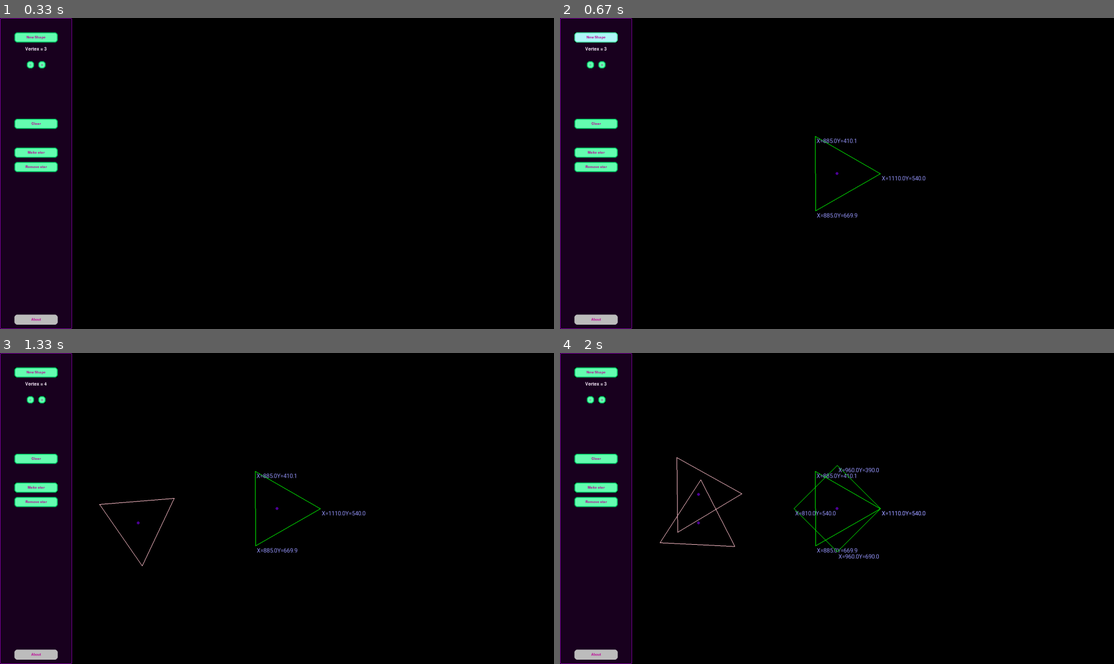
Above: before the commit, frames 1-4 (two rows, left to right).
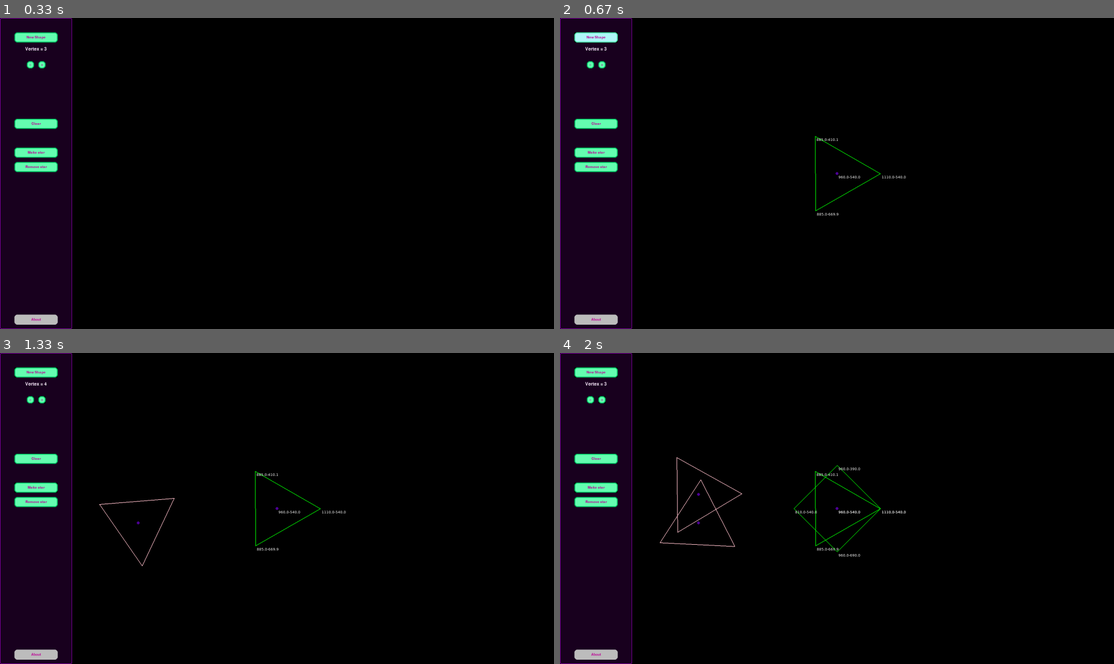
Above: after the commit, the same moments.

Repository: Koubae/Pygame-polygons
Game: pygame game, started from pygame_polygons/main.py
Same seed, same stepped clock (60 frames per second), same inputs: the game is played once before the commit and once after it.
Inputs (mouse positions are in pixels of both pictures, inside the frame that each line leads up to):
- Up to frame 1 (0.33 s): no input
- Up to frame 2 (0.67 s): click (593, 36) at 0.38 s
- Up to frame 3 (1.33 s): press the mouse at (38, 399) at 0.7 s; move the mouse to (60, 449) at 0.8 s; release the mouse at (77, 499) at 0.93 s; press the mouse at (33, 486) at 1.03 s; move the mouse to (160, 443) at 1.13 s; release the mouse at (282, 396) at 1.27 s
- Up to frame 4 (2 s): press the mouse at (593, 486) at 1.37 s; move the mouse to (753, 464) at 1.47 s; release the mouse at (914, 440) at 1.6 s; press the mouse at (593, 371) at 1.7 s; move the mouse to (620, 474) at 1.8 s; release the mouse at (648, 580) at 1.93 s

Frame 1 is identical in both runs. In frame 2, 0.3% of the frame differs, in the area x 46-66%, y 38-65%; in frame 3, 0.3%; in frame 4, 0.5%, in the area x 42-66%, y 36-67%.

Commit message:
refactor 2

Diff:
--- a/pygame_polygons/src/app.py
+++ b/pygame_polygons/src/app.py
@@ -34,7 +34,7 @@
 
         # Load fonts
         self.font: pygame.font.SysFont = pygame.font.SysFont("Ariel", 24)
-        self.font_small: pygame.font.SysFont = pygame.font.SysFont("Roboto", 20)
+        self.font_small: pygame.font.SysFont = pygame.font.SysFont("lucidasans", 12)
         # gui fonts
         self.font_gui_family: str = GUI_STYLES["gui"]["font"]["font_family"]
         self.font_gui_size: int = GUI_STYLES["gui"]["font"]["font_size"]
--- a/pygame_polygons/src/application/services/shape_controler.py
+++ b/pygame_polygons/src/application/services/shape_controler.py
@@ -2,13 +2,26 @@
 import pygame
 from pygame.math import Vector2
 
-from ..shapes import get_polygon_centroid, polygon_rotate, polygon_move
+from ..shapes import get_polygon_centroid, polygon_rotate, polygon_move, draw_regular_polygon
 
 
 class ShapeController:
 
     def __init__(self):
         ...
+
+    @staticmethod
+    def make_polygon(vertex_count: int, radius: int, position: tuple):
+        """Creates a polygon defined by its vertex count, radius (size) and x,y coordinates
+
+        :param vertex_count: int min 3. Total amount of the polygon vertex
+        :param radius: int the size of the polygon
+        :param position: tuple x,y coordinates
+        :return:
+        """
+        if vertex_count < 3:
+            vertex_count = 3
+        return draw_regular_polygon(vertex_count, radius, position)
 
     @staticmethod
     def shape_get_center(polygon: list[Vector2]) -> Vector2:
@@ -32,9 +45,6 @@
         vertex_x_diff = abs(mouse_x - vertex_x)
         vertex_y_diff = abs(mouse_y - vertex_y)
         return vertex_y_diff < margin and vertex_x_diff < margin
-
-
-
 
 
     @staticmethod
--- a/pygame_polygons/src/application/shapes/__init__.py
+++ b/pygame_polygons/src/application/shapes/__init__.py
@@ -1 +1 @@
-from .polygon import get_polygon_centroid, polygon_rotate, polygon_move
+from .polygon import get_polygon_centroid, polygon_rotate, polygon_move, draw_regular_polygon
--- a/pygame_polygons/src/application/shapes/polygon.py
+++ b/pygame_polygons/src/application/shapes/polygon.py
@@ -2,6 +2,14 @@
 from typing import Union
 from pygame.math import Vector2
 
+def draw_regular_polygon(vertex_count: int, radius: int, position: tuple) -> list[Vector2]:
+    """@credit: https://stackoverflow.com/a/57638991/13903942 """
+    n, r = vertex_count, radius
+    x, y = position
+    return [
+        Vector2(x + r * math.cos(2 * math.pi * i / n), y + r * math.sin(2 * math.pi * i / n))
+        for i in range(n)
+    ]
 
 def get_polygon_centroid(polygon: list[Vector2]) -> Vector2:
     """Finds the centroid /  barycenter of a polygon
--- a/pygame_polygons/src/application/views/home.py
+++ b/pygame_polygons/src/application/views/home.py
@@ -1,22 +1,10 @@
-from math import pi, cos, sin
-
 import pygame
 from pygame.math import Vector2
-from typing import Optional, Tuple, Union, List
+from typing import Optional
 from ..gui import GuiPanel, GuiButton
 from .view_manager import ViewManager
 
 from ..services import ShapeController
-
-
-def draw_regular_polygon(vertex_count, radius, position) -> list[Vector2]:
-    """@credit: https://stackoverflow.com/a/57638991/13903942 """
-    n, r = vertex_count, radius
-    x, y = position
-    return [
-        Vector2(x + r * cos(2 * pi * i / n), y + r * sin(2 * pi * i / n))
-        for i in range(n)
-    ]
 
 
 class ViewHome(ViewManager):
@@ -27,7 +15,7 @@
         super().__init__(*args)
 
         self.shape_new_vertex: int = 3
-        self.current_figure: Union[Tuple[Vector2], tuple] = ()
+        self.current_figure: tuple = ()
         self.current_figure_center: Optional[int] = None
         self.current_figure_wheel: Optional[bool] = False
         self.current_figure_drag: bool = False
@@ -80,7 +68,16 @@
 
         )
 
-    def is_near_poly_centroid(self, poly_index: int, mouse_current: tuple, centroid:Vector2) -> bool:
+    def is_near_poly_centroid(self, poly_index: int, mouse_current: tuple, centroid: Vector2) -> bool:
+        """Detects if the mouse is close enough to the center and 'hook' it if it is.
+        If the center was previously tackled by the user than the 'sensibility' (area / margin)
+        is bigger, similar of method: _get_point_detection_margin
+
+        :param poly_index:
+        :param mouse_current:
+        :param centroid:
+        :return:
+        """
         # first we check the center, if is grabbed then it has priority over vertices
         margin = 3
         if self.current_figure_center == poly_index:
@@ -99,6 +96,67 @@
 
         return False
 
+    def highlight_polygon_vertex(self, matches_previous_polygon: Optional[Vector2], matches: list[Vector2]) -> bool:
+
+        # when matches_previous_polygon then user is still on the previous polygon - area / functionality
+        if matches_previous_polygon:
+            self.current_figure = (int(matches_previous_polygon.x), int(matches_previous_polygon.y))
+            self.current_figure_center = None
+            self.vertex_dot_focus(matches_previous_polygon)
+            return True
+        # Then a new vertex is approached
+        if matches:
+            match = matches[0]  # todo: should get the vertex with closest to mouse and not the first found
+            self.vertex_dot_focus(match)
+            self.current_figure = (match[0], match[1])
+            self.current_figure_center = None
+
+            return True
+
+        return False
+
+    def _render_polygons(self, mouse_current: tuple) -> bool:
+        """Render the polygons
+        Returns whether or not a polygon is 'hooked' by a user event, for instance a mouse hover
+        mouse drag, mouse rotation etc..
+
+        :param mouse_current: tuple x,y mouse coordinates
+        :return: bool True if a polygon is currently withing a user event , False otherwise
+        """
+
+        hooked = False
+        for poly_index, poly in enumerate(self.polygons):
+            centroid = ShapeController.shape_get_center(poly)
+            self.polygon_draw(poly, centroid)
+
+
+            matches: list[Vector2] = []
+            matches_previous_polygon: Optional[Vector2] = None
+            # First, wee need to collect all vertex and check if there is a match. That's because
+            # we need to know whether the user is still draggin the same vertex around. Else if we have a match
+            # the new match found is the new vertex.
+            for vertex_index, vertex in enumerate(poly):
+
+                self.write_vertex_coords(vertex)
+
+                margin, current = self._get_point_detection_margin(poly_index, vertex_index)
+
+                if ShapeController.shape_vertex_is_near_mouse_pointer(mouse_current, vertex,
+                                                                      margin):  # give some pixel of margin
+                    matches.append(Vector2(poly_index, vertex_index))
+                    if current:  # if the current object then we can just exit the loop
+                        matches_previous_polygon = Vector2(poly_index, vertex_index)
+                        break
+
+            # Check if the user is near the center of the polygon
+            is_it = self.is_near_poly_centroid(poly_index, mouse_current, centroid)
+            if is_it:
+                hooked = True
+                continue
+            hooked = self.highlight_polygon_vertex(matches_previous_polygon, matches)
+
+        return hooked
+
     def view_logic(self):
         # inputs
         # shape controlls
@@ -116,7 +174,7 @@
             # Make a new draw
             half_w = self.app.win_width / 2
             half_h = self.app.win_height / 2
-            polygon = draw_regular_polygon(self.shape_new_vertex, 150, (half_w, half_h))
+            polygon = ShapeController.make_polygon(self.shape_new_vertex, 150, (half_w, half_h))
             self.polygons.append(polygon)
 
             # reset the new vertex counter
@@ -143,8 +201,6 @@
             self.shape_new_vertex -= 1
             if self.shape_new_vertex < self.SHAPE_VERTEX_MIN:
                 self.shape_new_vertex = self.SHAPE_VERTEX_MIN
-
-
 
         # add vertex buttons
         btn_vertex_remove = GuiButton("-", Vector2((panel_left_size.x / 2 - 20), 150), Vector2(25, 25),
@@ -183,7 +239,7 @@
             else:
                 half_h = self.app.win_height / 2 + ((len(self.stars) * len(self.stars)) - 50)
 
-            self.stars.append(draw_regular_polygon(3, 150, (half_w, half_h)))
+            self.stars.append(ShapeController.make_polygon(3, 150, (half_w, half_h)))
 
         def remove_star(event: dict):
             if 'MOUSE_LEFT' not in event:
@@ -238,77 +294,8 @@
             # ---------------------------------------------------------
             # SHAPES
             # ---------------------------------------------------------
-
-            hooked = False
-            for poly_index, poly in enumerate(self.polygons):
-                centroid = ShapeController.shape_get_center(poly)
-
-                pygame.draw.circle(self.app.background, (79, 0, 153),  # draw red dot around vertex
-                                   Vector2(centroid[0], centroid[1]), 5)
-                pygame.draw.polygon(self.app.background, pygame.Color("green"), poly, width=2)
-
-                matches = []
-                matches_previous_polygon = None
-                # First, wee need to collect all vertex and check if there is a match. That's because
-                # we need to know whether the user is still draggin the same vertex around. Else if we have a match
-                # the new match found is the new vertex.
-                for vertex_index, vertex in enumerate(poly):
-                    vertex_x = vertex[0]
-                    vertex_y = vertex[1]
-
-                    # write vertex coordinates into the vertex
-                    about_text1 = f"X={round(vertex_x, 2)}Y={round(vertex_y, 2)}"
-                    font_img = self.app.font_small.render(about_text1, True, (153, 153, 255))
-                    self.app.background.blit(font_img,
-                                             Vector2(vertex_x + 5, vertex_y + 5))
-
-                    margin = 3
-                    current = False
-                    if self.is_current_object_used(poly_index, vertex_index):
-                        # draggin multiplier
-                        # fast user (like me) that move the mouse quick will notice that, so we need to
-                        # increase the mouse area otherwise as soon as the mouse moves too fast, the vertex
-                        # won't follow the mouse pointer and stops following it!
-                        margin *= 55
-                        current = True
-
-                    if ShapeController.shape_vertex_is_near_mouse_pointer(mouse_current, vertex,
-                                                                   margin):  # give some pixel of margin
-                        matches.append((poly_index, vertex_index))
-                        if current: # if the current object then we can just exit the loop
-                            matches_previous_polygon = (poly_index, vertex_index)
-                            break
-
-                if not hooked:
-                    # Check if the user is near the center of the polygon
-                    is_it = self.is_near_poly_centroid(poly_index, mouse_current, centroid)
-                    if is_it:
-                        hooked = True
-                        continue
-
-                    # if matches_previous_polygon then user is still on the previous polygon - area / functionallity
-                    if matches_previous_polygon:
-                        hooked = True
-                        self.current_figure = matches_previous_polygon
-                        self.current_figure_center = None
-                        vertex = self.polygons[matches_previous_polygon[0]][matches_previous_polygon[1]]
-                        pygame.draw.circle(self.app.background, (255, 0, 0),  # draw red dot around vertex
-                                           Vector2(vertex[0], vertex[1]), 5)
-                        pygame.mouse.set_cursor(pygame.SYSTEM_CURSOR_SIZEALL)
-
-                        continue
-
-                    if matches:
-                        hooked = True
-                        match = matches[0]  # todo: should get the vertex with closest to mouse and not the first found
-                        vertex = self.polygons[match[0]][match[1]]
-                        pygame.draw.circle(self.app.background, (255, 0, 0),  # draw red dot around vertex
-                                           Vector2(vertex[0], vertex[1]), 5)
-                        pygame.mouse.set_cursor(pygame.SYSTEM_CURSOR_SIZEALL)
-                        self.current_figure = (match[0], match[1])
-                        self.current_figure_center = None
-
-            # ---------------------------------------------------------------- #
+            hooked: bool = self._render_polygons(mouse_current)
+            # -------------------------------------------------------- #
 
             # ---------------------------------------------------------
             #   KEYBOARD / MOUSE CONTROL
@@ -321,7 +308,7 @@
 
             # .............. drag vertex ............... #
             elif self.current_figure and self.current_figure_drag:
-                self.polygons[self.current_figure[0]][self.current_figure[1]] = Vector2(mouse_x, mouse_y)
+                self.polygons[int(self.current_figure[0])][int(self.current_figure[1])] = Vector2(mouse_x, mouse_y)
 
             # .............. central rotation ............... #
             if self.current_figure_center is not None and self.current_figure_wheel:
@@ -338,9 +325,62 @@
 
         return _update
 
-
     # -----------------
     # Utility functions
     # -----------------
 
-    def write_vertex(self): ...
+    def vertex_dot_focus(self, polygon: Vector2) -> None:
+        """Focus a Vertex, make it in a red dot
+
+        :param polygon:
+        :return:
+        """
+        try:
+            vertex = self.polygons[int(polygon.x)][int(polygon.y)]
+        except IndexError as err:
+            print(str(err))
+            return
+        pygame.draw.circle(self.app.background, (255, 0, 0),  # draw red dot around vertex
+                           Vector2(vertex[0], vertex[1]), 5)
+        pygame.mouse.set_cursor(pygame.SYSTEM_CURSOR_SIZEALL)
+
+    def polygon_draw(self, poly: list, centroid: Vector2):
+        """ Draws a polygon and its center dot (centroid / barycenter)
+
+        :param poly:
+        :param centroid:
+        :return:
+        """
+        pygame.draw.circle(self.app.background, (79, 0, 153),  # draw red dot around vertex
+                           Vector2(centroid.x, centroid.y), 5)
+        self.write_vertex_coords(centroid)
+        pygame.draw.polygon(self.app.background, pygame.Color("green"), poly, width=2)
+
+    def write_vertex_coords(self, vertex: Vector2):
+        """Write the coordinates of a particualr vertex"""
+        # write vertex coordinates into the vertex
+        about_text1 = f"{round(vertex.x, 2)}-{round(vertex.y, 2)}"
+        font_img = self.app.font_small.render(about_text1, True, (255, 255, 255))
+        self.app.background.blit(font_img,
+                                 Vector2(vertex.x + 5, vertex.y + 5))
+
+
+    def _get_point_detection_margin(self, poly_index: int, vertex_index: int) -> tuple:
+        """Detects the margin by witch a point is sensible to a mouse detection when is near
+        A object that in the previus frame, and still now is been used (basically under some user funciont or event like
+        mouse dragging) then the area is target, therefore the 'margin' too.
+
+        :param poly_index:
+        :param vertex_index:
+        :return:
+        """
+        margin = 3
+        current = False
+        if self.is_current_object_used(poly_index, vertex_index):
+            # draggin multiplier
+            # fast user (like me) that move the mouse quick will notice that, so we need to
+            # increase the mouse area otherwise as soon as the mouse moves too fast, the vertex
+            # won't follow the mouse pointer and stops following it!
+            margin *= 55
+            current = True
+        return margin, current
